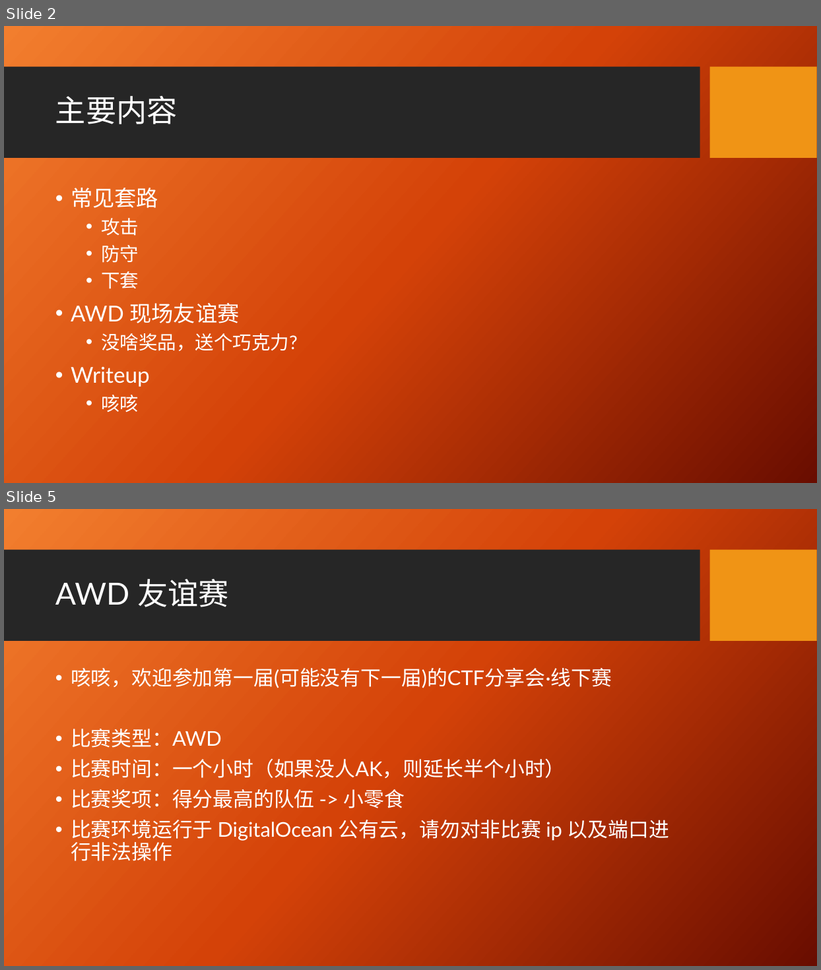
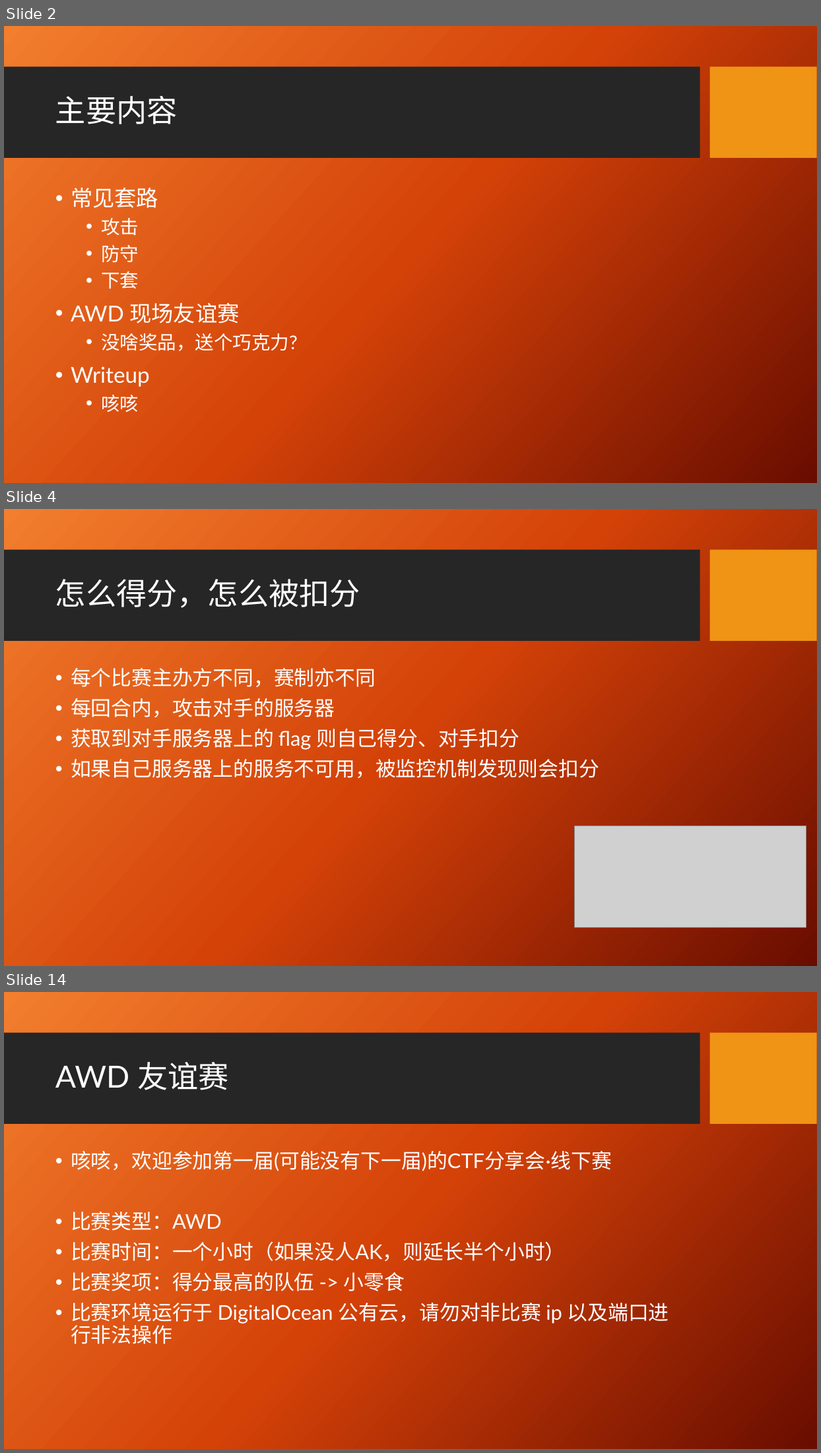
Before and after one commit to zzfly256/CTF-AWD-demo, a slide deck: CTF AWD.pptx. Shown one above the other, each under a label of ours: slides 2 and 5 before the commit, slides 2, 4 and 14 after it; the slides between them are not shown. The pictures are 821x970 and 821x1453 pixels, drawn with LibreOffice and Linux fonts; fonts in the diff are those of the drawing; grey boxes stand for pictures; background and template pictures are left out. Boxes give left, top, right and bottom in pixels: in the first picture for what was removed or moved away, otherwise in the second. Text is boxed around its words. In the diff, an @@ line names an element or a change of style, - is before the commit and + after.

```diff
--- a/CTF AWD.pptx
+++ b/CTF AWD.pptx
@@ slide 4 added at (x1=4, y1=509, x2=817, y2=966), background picture (left out); not listed: 2 template elements that a slide beside it also shows @@
@@ title added at (x1=55, y1=579, x2=360, y2=608), 36 pt, text #FFFFFF @@
+怎么得分，怎么被扣分
@@ text added at (x1=71, y1=668, x2=599, y2=782), 24 pt, text #FFFFFF @@
+• 每个比赛主办方不同，赛制亦不同
+• 每回合内，攻击对手的服务器
+• 获取到对手服务器上的 flag 则自己得分、对手扣分
+• 如果自己服务器上的服务不可用，被监控机制发现则会扣分
@@ picture added at (x1=575, y1=826, x2=807, y2=928) @@
@@ what was slide 5 is now slide 14 @@
```
Also in this commit, not shown: 3 slides changed, 9 other slides added, 23 other files.
